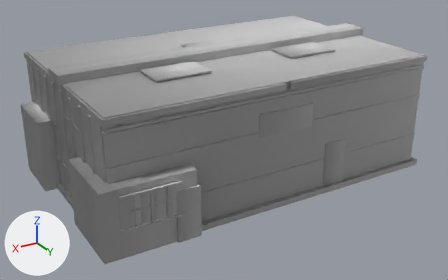
Two versions of the FBX model game/Airside/Assets/Airside/Art/Models/Buildings/mdl_hangar_small_authored_v01.fbx, one commit apart.
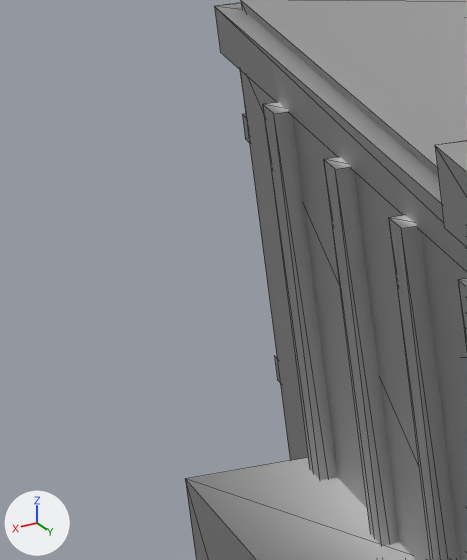
The first picture shows the older version from a camera (50 mm lens) standing at (0.1303, 0.2175, 0.1192) and looking at (0.0033, 0.0059, 0.0134). The close-ups show the older and then the newer version on the part from 0% to 11% of the width and 18% to 40% of the height of that picture. Only the edits that show in the close-ups are written down. The axes (+X, +Y, +Z) are drawn at lower left. The lights are the same throughout. The close-ups show mesh edges as thin lines. Where no turn or scale is listed for an object, it has been applied to the vertices.

Objects in the first close-up: 'buttress_r', 'cladding_face_r', 'hangar_shell', 'roof_panel_r', 'roof_ridge', 'wall_rib_r_6', 'wall_rib_r_7', 'wall_rib_r_8' and 3 more.
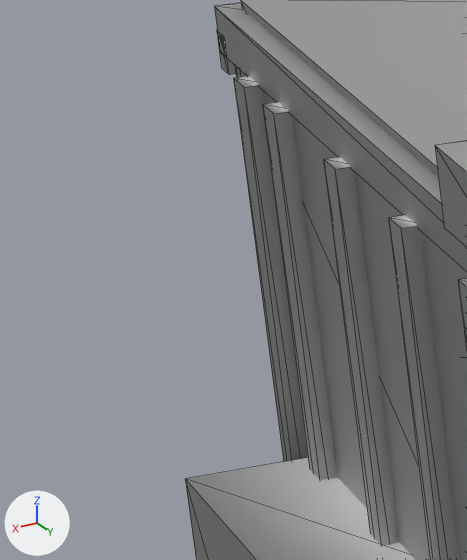
Changed parts and their boxes [x1, y1, x2, y2] in the close-ups (467 x 560 px):
'wall_rib_r_10', added
    after: [234, 76, 308, 462]
'fascia_front', added
    after: [217, 30, 236, 75]
'corner_trim_fr', added (mostly hidden)
    after: [235, 66, 241, 77]

The change, as a diff of the scene's bpy script:
```diff
--- a/game/Airside/Assets/Airside/Art/Models/Buildings/mdl_hangar_small_authored_v01.fbx.py
+++ b/game/Airside/Assets/Airside/Art/Models/Buildings/mdl_hangar_small_authored_v01.fbx.py
@@ me_mesh_098_1 @@
+me_mesh_098_1.from_pydata(...)  # a box spanning x 0.0693..0.0707, y -0.0447..-0.0433, z 0.002..0.048
+me_mesh_098_1.polygons.foreach_set('use_smooth', [True] * 12)
+me_mesh_098_1.materials.append(mat_defaultmaterial)  # light grey #cbcbcb
@@ me_mesh_118_1 @@
+me_mesh_118_1.from_pydata(...)  # a box spanning x 0.0707..0.0717, y -0.0409..-0.0391, z 0.0025..0.0475
+me_mesh_118_1.polygons.foreach_set('use_smooth', [True] * 12)
+me_mesh_118_1.materials.append(mat_defaultmaterial)  # light grey #cbcbcb
@@ me_mesh_086_1 @@
+me_mesh_086_1.from_pydata(...)  # a box spanning x -0.071..0.071, y -0.0462..-0.0448, z 0.0466..0.0484
+me_mesh_086_1.polygons.foreach_set('use_smooth', [True] * 12)
+me_mesh_086_1.materials.append(mat_defaultmaterial)  # light grey #cbcbcb
@@ ob_corner_trim_fr @@
+ob_corner_trim_fr = bpy.data.objects.new('corner_trim_fr', me_mesh_098_1)
+ob_corner_trim_fr.location = (0.0, 0.0, 0.0)
@@ ob_wall_rib_r_10 @@
+ob_wall_rib_r_10 = bpy.data.objects.new('wall_rib_r_10', me_mesh_118_1)
+ob_wall_rib_r_10.location = (0.0, 0.0, 0.0)
@@ ob_fascia_front @@
+ob_fascia_front = bpy.data.objects.new('fascia_front', me_mesh_086_1)
+ob_fascia_front.location = (0.0, 0.0, 0.0)
```
